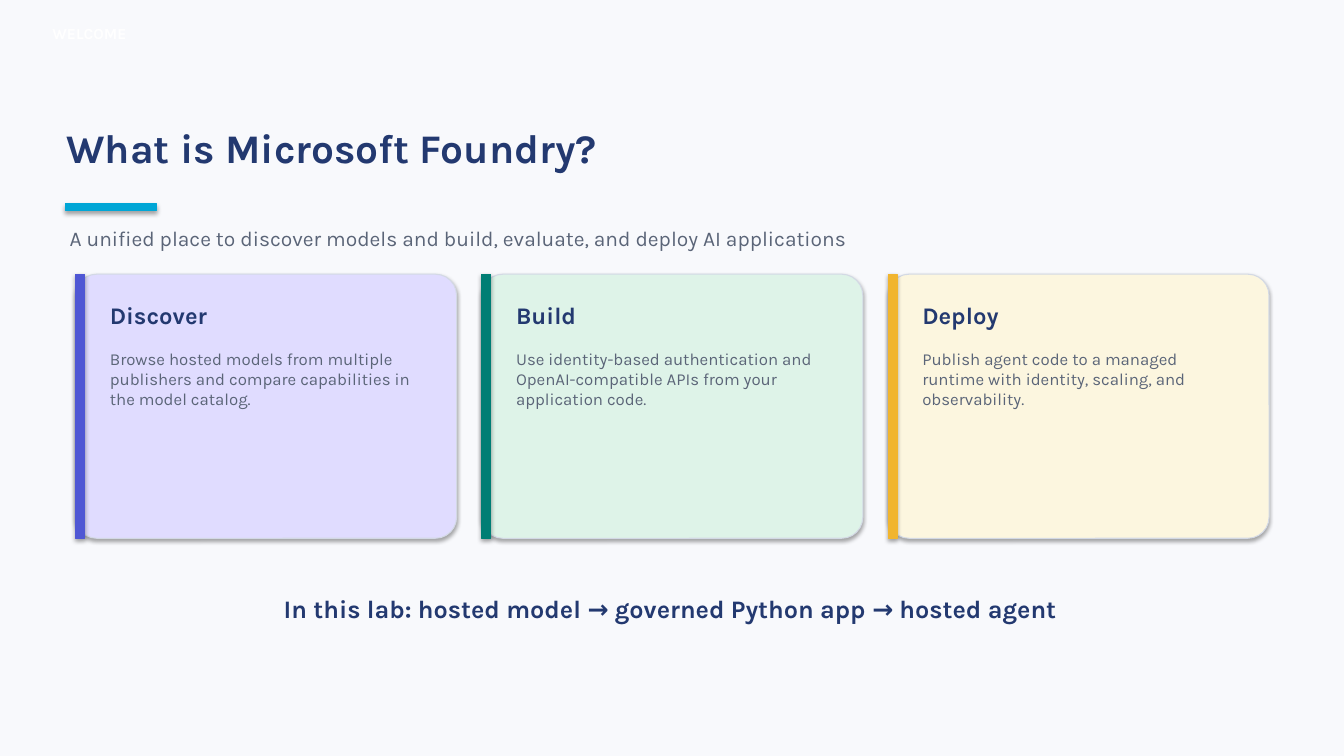
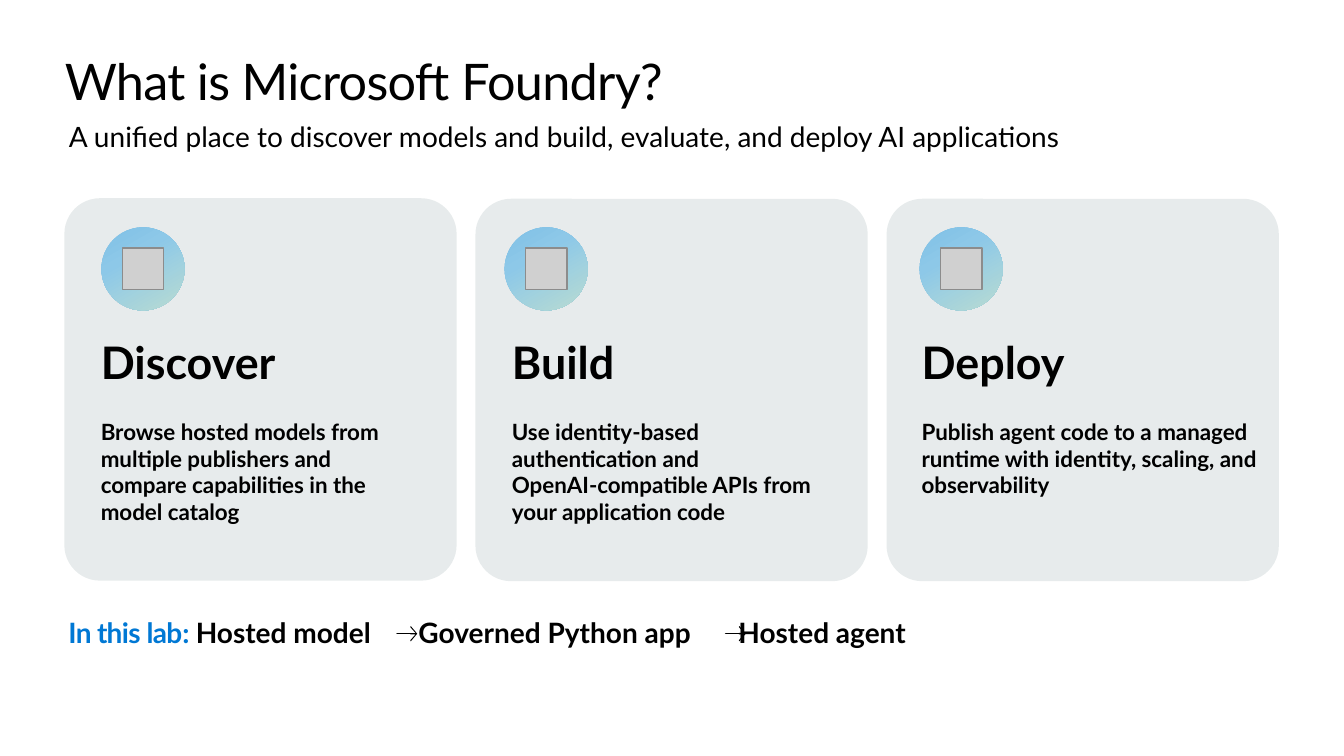
Before and after one commit to microsoft/aitour27-ILL335-building-deploying-ai-agents-with-microsoft-foundry, a slide deck: slide 4 of delivery-resources/ILL335-Attendee-Walkthrough-FY27.pptx. Drawn at 1344x756 pixels with LibreOffice and Linux fonts; fonts in the diff are those of the drawing; grey boxes stand for pictures; background and template pictures are left out. Boxes give left, top, right and bottom in pixels: in the first picture for what was removed or moved away, otherwise in the second. Text is boxed around its words. In the diff, an @@ line names an element or a change of style, - is before the commit and + after.

```diff
--- a/delivery-resources/ILL335-Attendee-Walkthrough-FY27.pptx
+++ b/delivery-resources/ILL335-Attendee-Walkthrough-FY27.pptx
@@ background #F8F9FC to #FFFFFF @@
@@ title "What is Microsoft Foundry?": place and size @@
-title "What is Microsoft Foundry?" at (67,134,597,173)
+title "What is Microsoft Foundry?" at (65,63,662,109)
@@ title "What is Microsoft Foundry?" at (65,63,662,109): size 29 to 36 pt, font Karla to Lato, text colour #233970 to #000000, letter spacing 0 to -0.5 pt, bold off @@
@@ text "A unified place to discover ...": place and size @@
-text "A unified place to discover ..." at (70,231,846,251)
+text "A unified place to discover ..." at (69,126,1059,152)
@@ text "A unified place to discover ..." at (69,126,1059,152): size 15 to 20 pt, font Karla to Lato, text colour #5B6578 to #000000 @@
@@ rounded rectangle: place and size @@
-rounded rectangle at (76,274,457,538)
+rounded rectangle at (65,199,457,581)
@@ rounded rectangle at (65,199,457,581): fill #E0DCFF to #194449 at 10% opacity; outline #D3D9E5 0.75 pt to none; shadow off; proportions changed @@
@@ rectangle removed at (66,204,156,211) @@
@@ rounded rectangle: place and size @@
-rounded rectangle at (482,274,863,538)
+rounded rectangle at (476,199,868,581)
@@ rounded rectangle at (476,199,868,581): fill #DEF3E8 to #194449 at 10% opacity; outline #D3D9E5 0.75 pt to none; shadow off; proportions changed @@
@@ rounded rectangle: place and size @@
-rounded rectangle at (888,274,1269,538)
+rounded rectangle at (887,199,1279,581)
@@ rounded rectangle at (887,199,1279,581): fill #FCF6DF to #194449 at 10% opacity; outline #D3D9E5 0.75 pt to none; shadow off; proportions changed @@
@@ ellipse added at (102,227,185,310), fill gradient #7FC0E6 to #8DC8E8 to #B9DCD2 @@
@@ ellipse added at (505,227,588,310), fill gradient #7FC0E6 to #8DC8E8 to #B9DCD2 @@
@@ ellipse added at (920,227,1002,310), fill gradient #7FC0E6 to #8DC8E8 to #B9DCD2 @@
@@ picture added at (122,248,163,289) @@
@@ picture added at (525,248,567,289) @@
@@ picture added at (941,248,982,289) @@
@@ rectangle removed at (76,274,85,538) @@
@@ rectangle removed at (482,274,491,538) @@
@@ rectangle removed at (888,274,897,538) @@
@@ text "Discover": place and size @@
-text "Discover" at (110,307,207,325)
+text "Discover" at (101,345,276,380)
@@ text "Build": place and size @@
-text "Build" at (516,307,576,325)
+text "Build" at (512,345,614,380)
@@ size 17 to 32 pt, font Karla to Lato, text colour #233970 to #000000 in 3 elements at (101,345,276,380), (512,345,614,380), (922,345,1065,387) @@
@@ text "Deploy": place and size @@
-text "Deploy" at (922,307,998,330)
+text "Deploy" at (922,345,1065,387)
@@ text at (101,423,379,524): text changed; size 12 to 16 pt; font Karla to Lato; text colour #5B6578 to #000000; bold on @@
-Browse hosted models from multiple publishers and compare capabilities in the model catalog.
+Browse hosted models from multiple publishers and compare capabilities in the model catalog
@@ text at (512,423,811,524): text changed; size 12 to 16 pt; font Karla to Lato; text colour #5B6578 to #000000; bold on @@
-Use identity-based authentication and OpenAI-compatible APIs from your application code.
+Use identity-based authentication and
+OpenAI-compatible APIs from your application code
@@ text at (922,423,1257,497): text changed; size 12 to 16 pt; font Karla to Lato; text colour #5B6578 to #000000; bold on @@
-Publish agent code to a managed runtime with identity, scaling, and observability.
+Publish agent code to a managed runtime with identity, scaling, and observability
@@ text at (68,622,906,648): text changed; size 18 to 20 pt; font Karla to Lato; text colour #233970 to #000000 @@
-In this lab: hosted model → governed Python app → hosted agent
+  In this lab: Hosted model Governed Python app Hosted agent
@@ arrow added from (397, 634) to (417, 634), #000000 1 pt @@
@@ arrow added from (726, 634) to (746, 634), #000000 1 pt @@
```
Also in this commit, not shown: 10 other slides changed, 1 other file.
